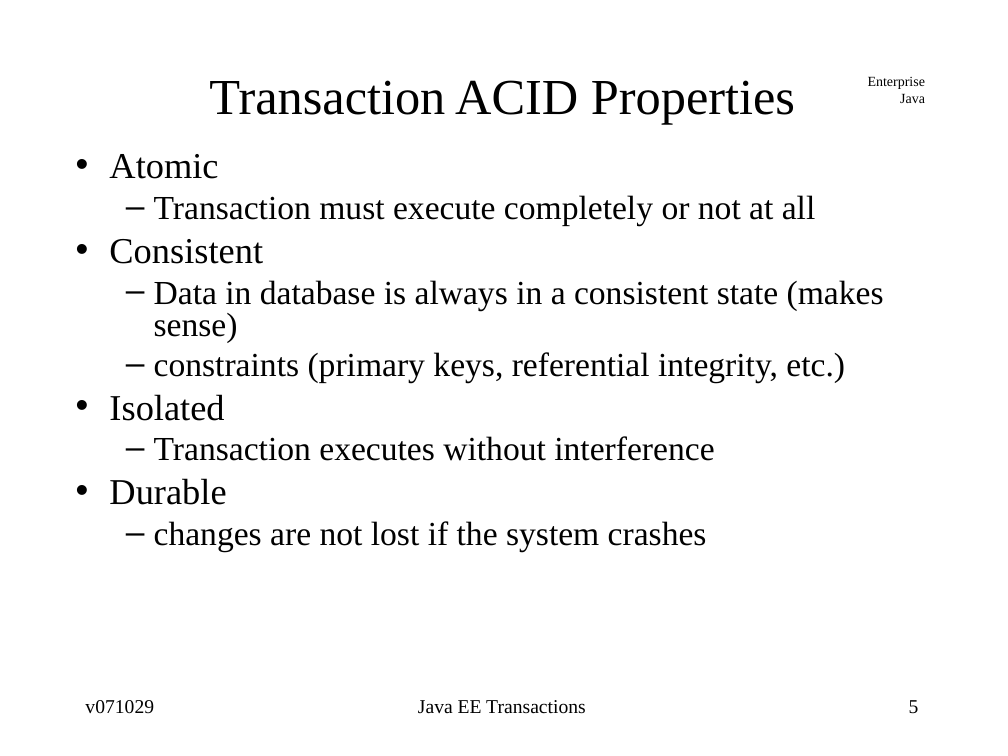
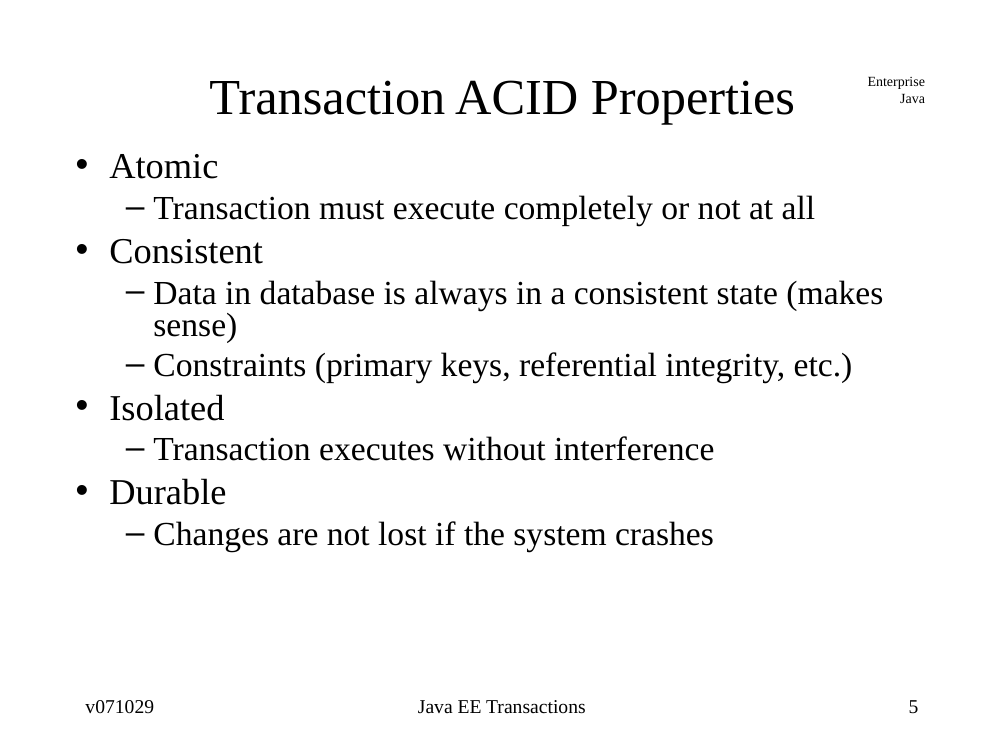
Before and after one commit to jcstaff/ejava-javaee, a slide deck: slide 5 of txReservation/src/site/resources/lectures/javaeeTransactions.ppt. Drawn at 1008x756 pixels with LibreOffice and Linux fonts; fonts in the diff are those of the drawing. Boxes give left, top, right and bottom in pixels: in the first picture for what was removed or moved away, otherwise in the second. Text is boxed around its words. In the diff, an @@ line names an element or a change of style, - is before the commit and + after.

```diff
--- a/txReservation/src/site/resources/lectures/javaeeTransactions.ppt
+++ b/txReservation/src/site/resources/lectures/javaeeTransactions.ppt
@@ text at [153, 352, 853, 382]: text changed @@
-  – constraints (primary keys, referential integrity, etc.)
+  – Constraints (primary keys, referential integrity, etc.)
@@ text at [153, 521, 714, 551]: text changed @@
-  – changes are not lost if the system crashes
+  – Changes are not lost if the system crashes
```
Also in this commit, not shown: 4 other files.
